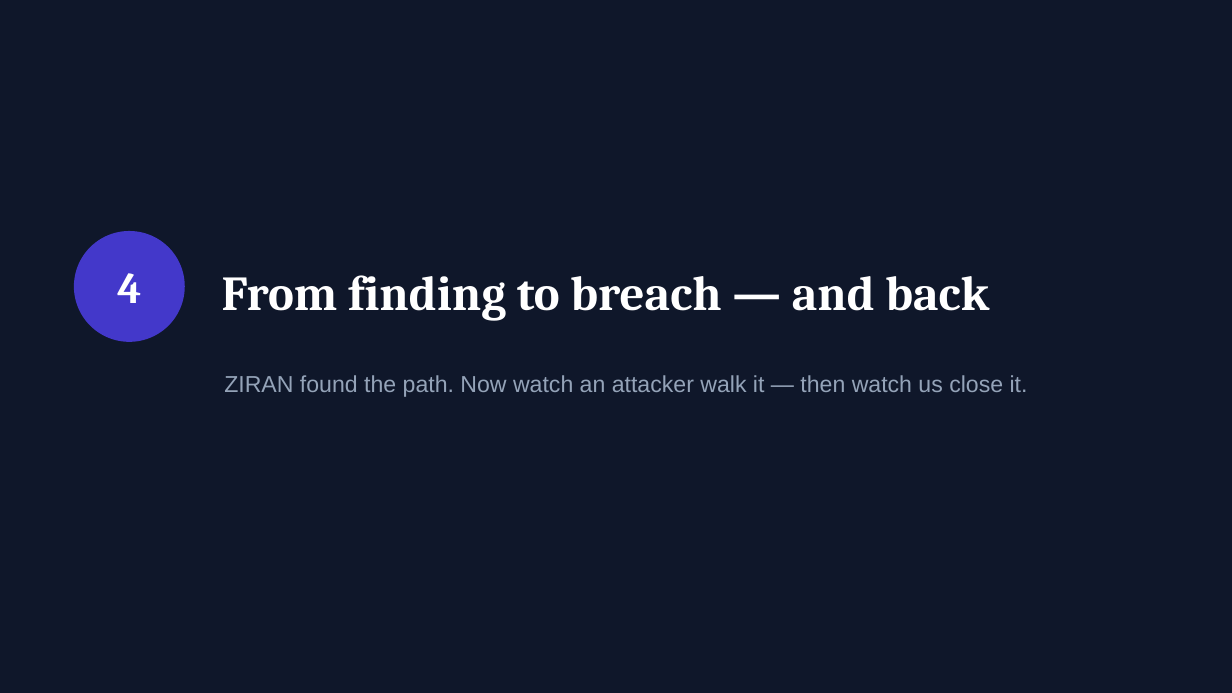
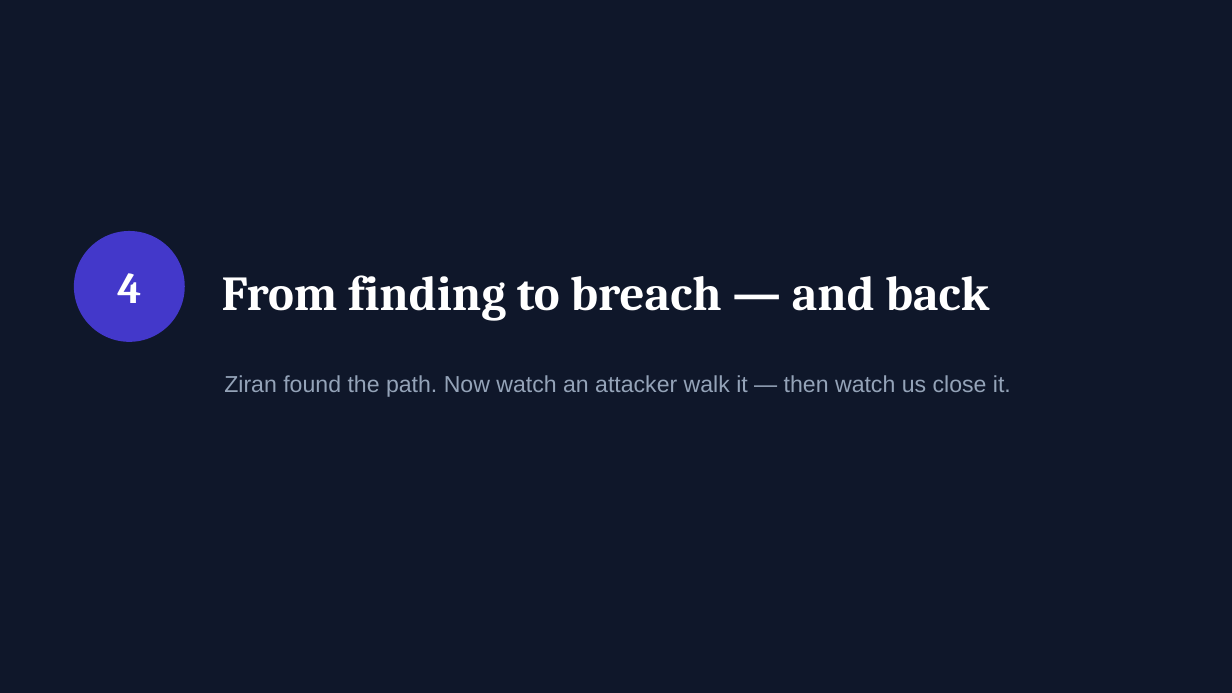
Before and after one commit to taoq-ai/quanta, a slide deck: slide 19 of talk/quanta-talk.pptx. Drawn at 1232x693 pixels with LibreOffice and Linux fonts; fonts in the diff are those of the drawing. Boxes give left, top, right and bottom in pixels: in the first picture for what was removed or moved away, otherwise in the second. Text is boxed around its words. In the diff, an @@ line names an element or a change of style, - is before the commit and + after.

```diff
--- a/talk/quanta-talk.pptx
+++ b/talk/quanta-talk.pptx
@@ text at (224, 375, 1011, 397): text changed @@
-ZIRAN found the path. Now watch an attacker walk it — then watch us close it.
+Ziran found the path. Now watch an attacker walk it — then watch us close it.
```
Also in this commit, not shown: 6 other slides changed, 2 slides added, 1 slide removed, 7 other files.
